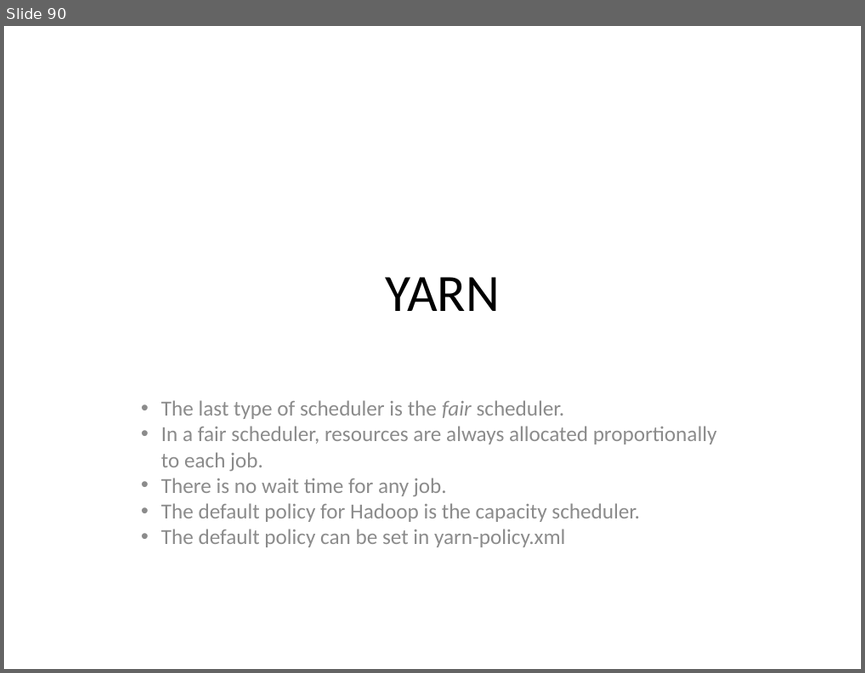
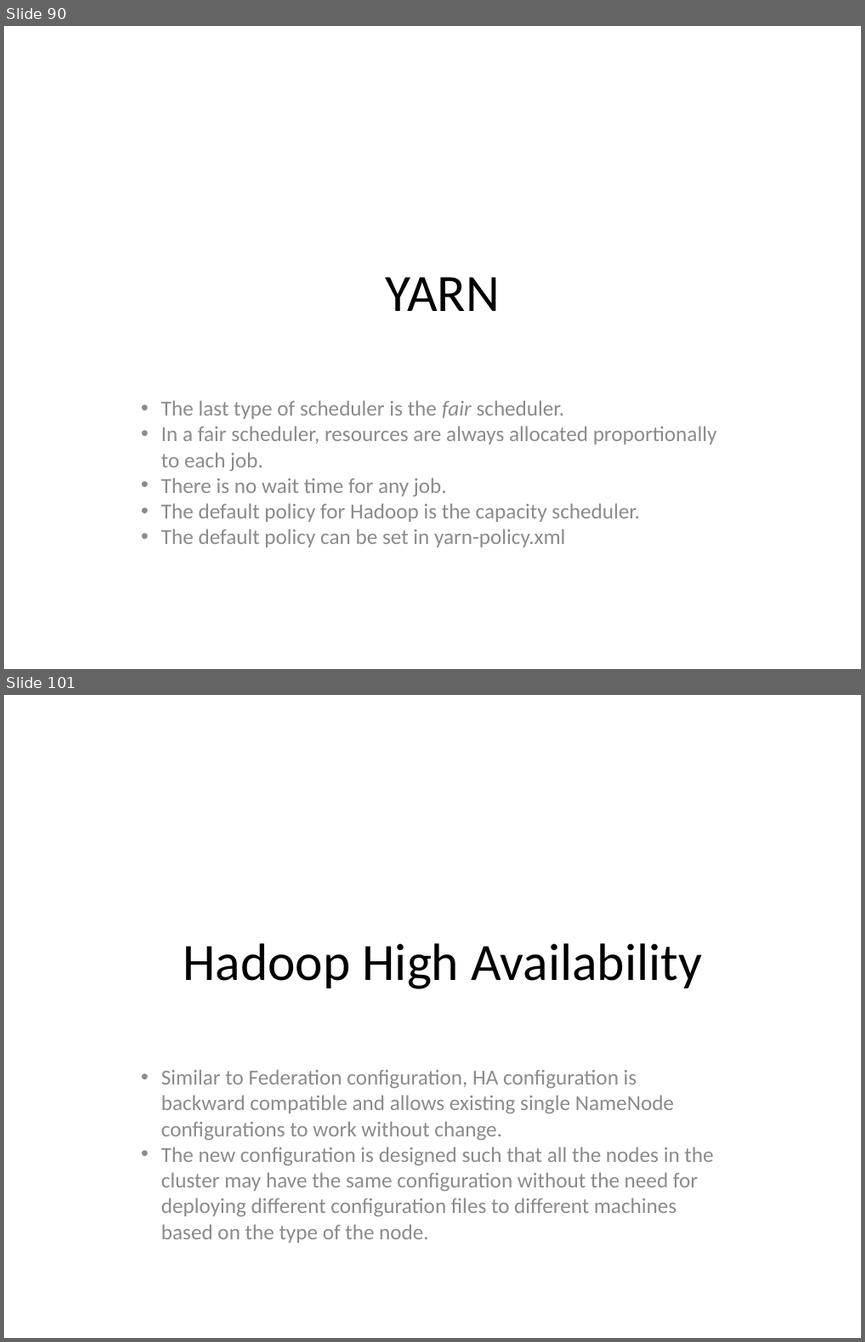
Before and after one commit to redmage123/hadoop, a slide deck: slides/The need for Big Data.pptx. Shown one above the other, each under a label of ours: slide 90 before the commit, slides 90 and 101 after it; the slides between them are not shown. The pictures are 865x673 and 865x1342 pixels, drawn with LibreOffice and Linux fonts; fonts in the diff are those of the drawing. Boxes give left, top, right and bottom in pixels: in the first picture for what was removed or moved away, otherwise in the second. Text is boxed around its words. In the diff, an @@ line names an element or a change of style, - is before the commit and + after.

Commit message:
Added HA config examples and added new chapters on Apache Spark and Hadoop HA

```diff
--- a/slides/The need for Big Data.pptx
+++ b/slides/The need for Big Data.pptx
@@ slide 101 added at (4,695,861,1338), background #FFFFFF @@
@@ text added at (182,943,702,989), 44 pt, text #000000 @@
+Hadoop High Availability
@@ text added at (161,1069,713,1242), 18 pt, text #8B8B8B @@
+• Similar to Federation configuration, HA configuration is backward compatible and allows existing single NameNode configurations to work without change.
+• The new configuration is designed such that all the nodes in the cluster may have the same configuration without the need for deploying different configuration files to different machines based on the type of the node.
```
Also in this commit, not shown: 62 other slides added, 10 other files.
